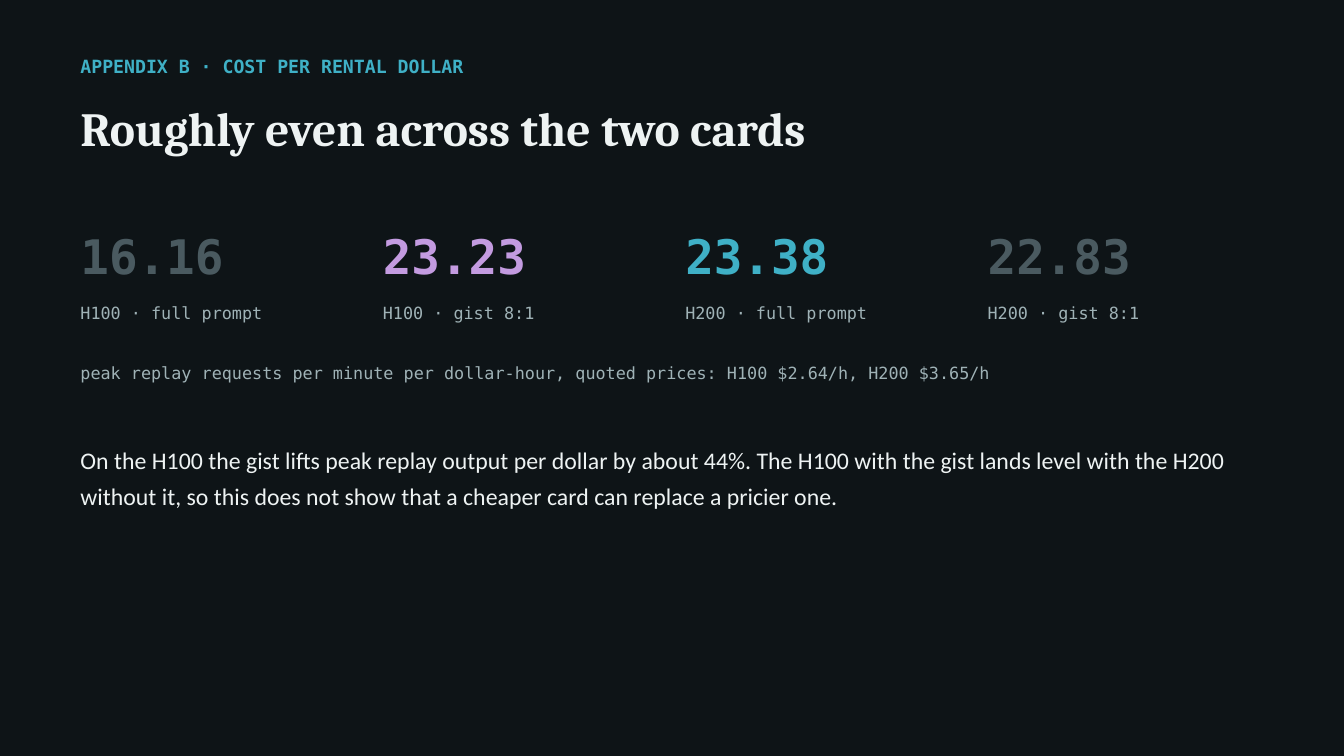
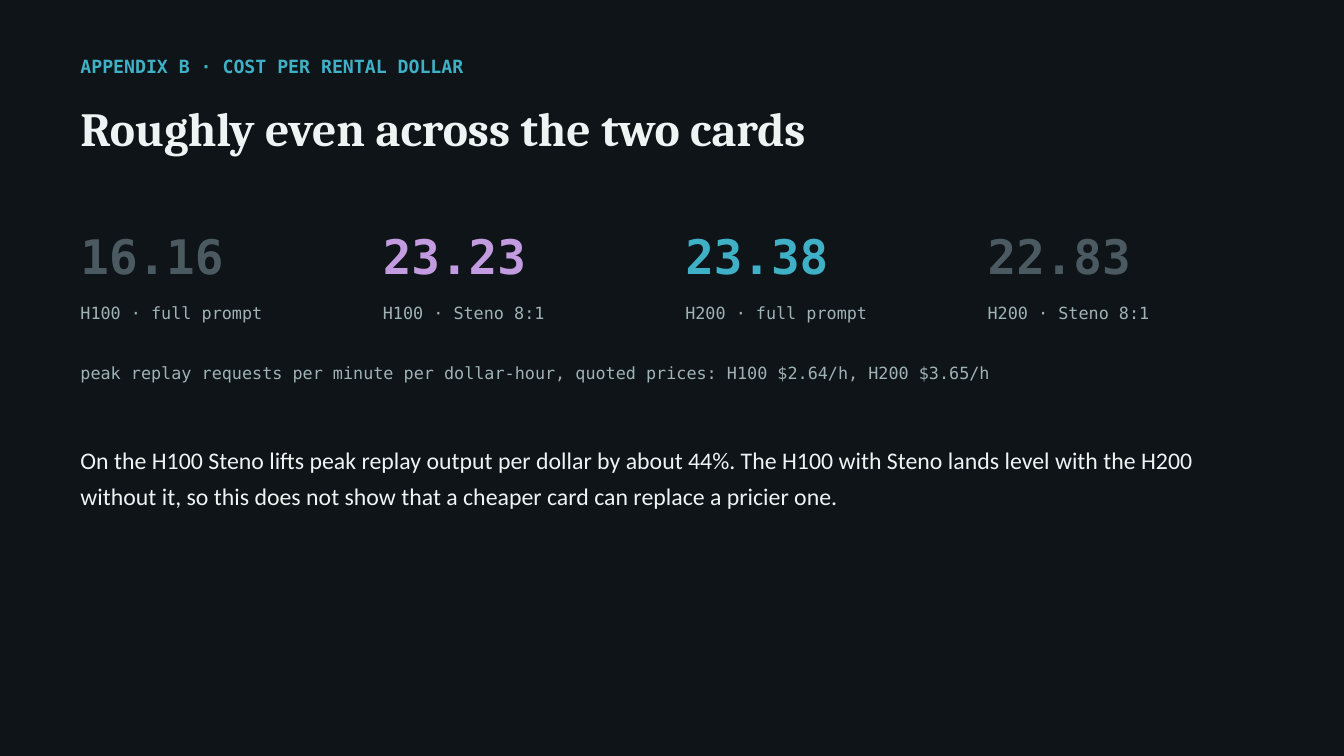
Before and after one commit to arunmenon/gisting-coding-agent, a slide deck: slide 12 of Gisting-CTO-deck.pptx. Drawn at 1344x756 pixels with LibreOffice and Linux fonts; fonts in the diff are those of the drawing. Boxes give left, top, right and bottom in pixels: in the first picture for what was removed or moved away, otherwise in the second. Text is boxed around its words. In the diff, an @@ line names an element or a change of style, - is before the commit and + after.

```diff
--- a/Gisting-CTO-deck.pptx
+++ b/Gisting-CTO-deck.pptx
@@ text at [383,306,544,319]: text changed @@
-H100 · gist 8:1
+H100 · Steno 8:1
@@ text at [988,306,1149,319]: text changed @@
-H200 · gist 8:1
+H200 · Steno 8:1
@@ text at [80,452,1192,509]: text changed @@
-On the H100 the gist lifts peak replay output per dollar by about 44%. The H100 with the gist lands level with the H200 without it, so this does not show that a cheaper card can replace a pricier one.
+On the H100 Steno lifts peak replay output per dollar by about 44%. The H100 with Steno lands level with the H200 without it, so this does not show that a cheaper card can replace a pricier one.
```
Also in this commit, not shown: 10 other slides changed, 4 other files.
